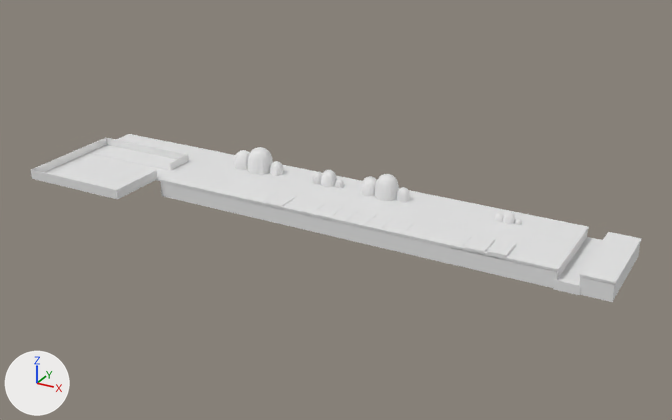
Renders of the Blender file res/coliseo.blend from each side of a commit.
Camera for both pictures: a 50 mm lens placed at (591.0, -531.2, 294.9), pointed at (261.9, 67.1, -4.3). Arrows for +X, +Y and +Z are at lower left; the lights stay in place.

The scene before the commit, as lines of its bpy script (objects in view):
```python
me_cube_001 = bpy.data.meshes.new('Cube.001')
me_cube_001.from_pydata(...)  # 1348 vertices, 1274 faces, 1 loose edge; spans x -2.0..487.0, y -1.0..128.0, z -18.0..18.0
ob_cube = bpy.data.objects.new('Cube', me_cube_001)
ob_cube.location = (0.0, 0.0, 0.0)
_m = ob_cube.modifiers.new('Solidify', 'SOLIDIFY')
_m.thickness = 1.0
_m.nonmanifold_thickness_mode = 'FIXED'
_m.nonmanifold_merge_threshold = 0.0003
_m = ob_cube.modifiers.new('Triangulate', 'TRIANGULATE')
```
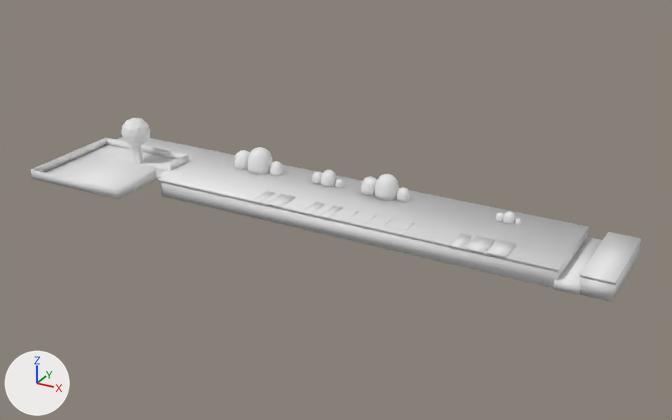
Pixel boxes [x1, y1, x2, y2] of what changed, in the pictures (672 x 420 px):
```json
{"object": "Cube", "change": "reshaped", "before": [31, 134, 641, 302], "after": [31, 118, 641, 302], "on screen": "9% taller"}
{"part": 1, "of": "me_cube_001", "change": "added", "after": [121, 118, 150, 146]}
{"part": 2, "of": "me_cube_001", "change": "added", "after": [132, 145, 143, 164]}
{"part": 3, "of": "me_cube_001", "change": "shading changed", "before": [31, 137, 641, 302], "after": [31, 137, 641, 302]}
```

Edits to the scene script, one JSON object a line:
```json
{"block": "me_cube_001", "where": "# used by ob_cube; location = (0.0, 0.0, 0.0)"}
{"block": "me_cube_001", "where": "# verts and faces of me_cube_001; kept vertices keep their numbers, new ones are numbered from 1348"}
{"op": "remove", "block": "me_cube_001", "code": "me_cube_001.from_pydata(...)  # 1348 vertices, 1274 faces, 1 loose edge; spans x -2.0..487.0, y -1.0..128.0, z -18.0..18.0"}
{"op": "add", "block": "me_cube_001", "code": "me_cube_001.from_pydata(...)  # 1398 vertices, 1360 faces, 1 loose edge; spans x -2.0..487.0, y -1.0..128.0, z -18.0..39.0"}
{"block": "me_cube_001", "change": "me_cube_001 part 1: a new loose piece, an icosphere of 80 faces spanning x 44.0..68.0, y 60.0..86.0, z 13.0..39.0"}
{"block": "me_cube_001", "change": "me_cube_001 part 2"}
{"op": "add", "block": "me_cube_001", "code": "verts[1348] = (58.0, 70.0, 21.0)"}
{"op": "add", "block": "me_cube_001", "code": "verts[1349] = (54.0, 70.0, 21.0)"}
{"op": "add", "block": "me_cube_001", "code": "verts[1350] = (53.0, 70.0, -5.0)"}
{"op": "add", "block": "me_cube_001", "code": "for new, old in zip([1351, 1352, 1353], [1348, 1349, 1350]): verts[new] = verts[old] + (0.0, 5.0, 0.0)"}
{"op": "add", "block": "me_cube_001", "code": "verts[1354] = (58.0, 75.0, -5.0)"}
{"op": "add", "block": "me_cube_001", "code": "verts[1355] = (61.0, 70.0, -5.0)"}
{"op": "add", "block": "me_cube_001", "code": "faces += [(1348, 1351, 1354, 1355), (1348, 1355, 1350, 1349), (1349, 1350, 1353, 1352), (1351, 1352, 1353, 1354), (1348, 1349, 1352, 1351), (1350, 1355, 1354, 1353)]"}
{"block": "me_cube_001", "change": "me_cube_001 part 3: 1274 kept faces spanning x -2.0..487.0, y -1.0..128.0, z -18.0..18.0 are now shaded smooth"}
```
